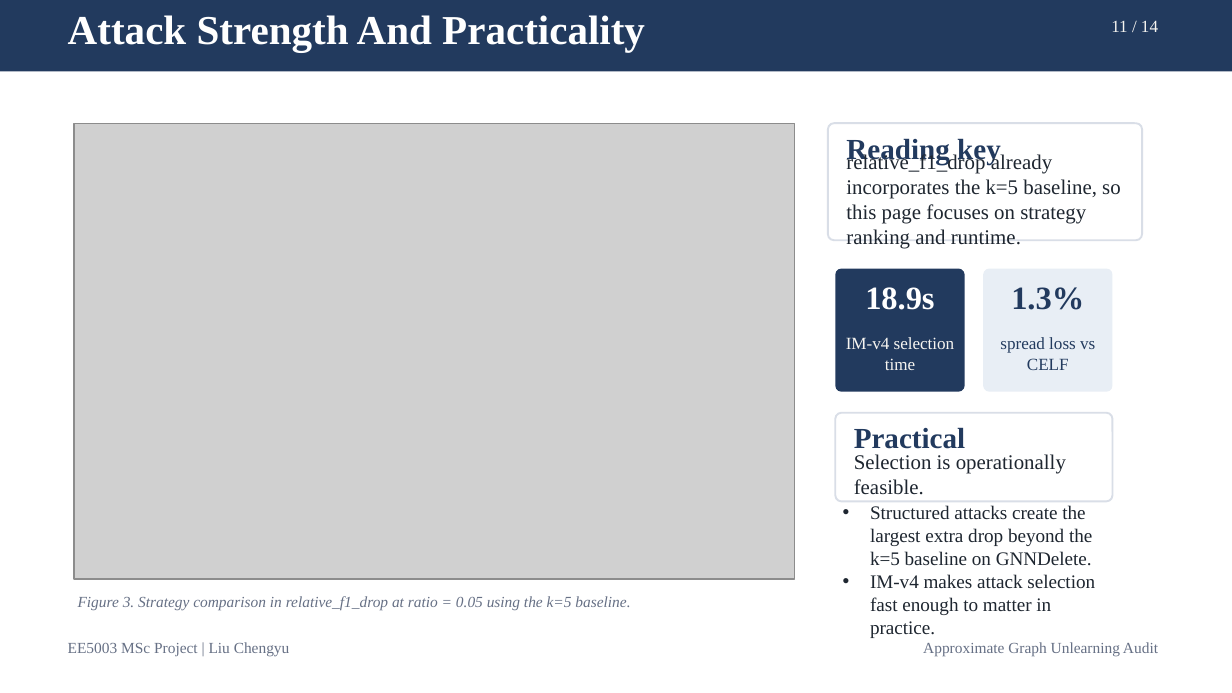
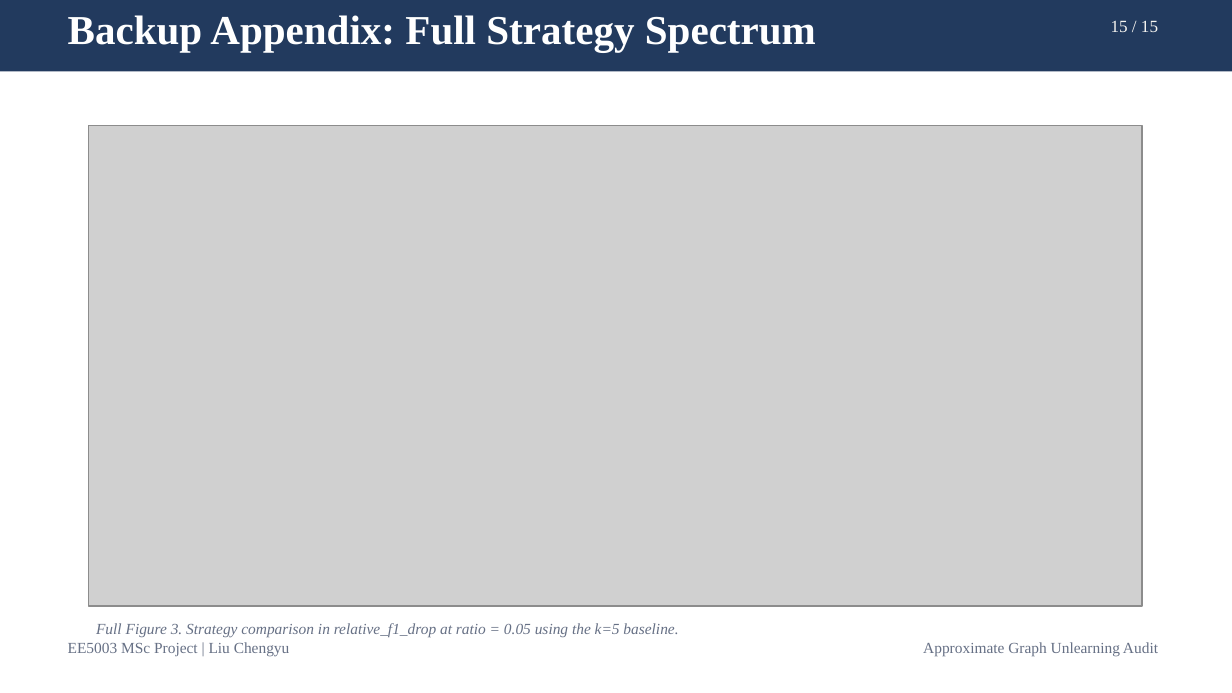
Before and after one commit to lelelelelelelelelelelelele/OpenGU, a slide deck: slide 15 of GULib-master/report/0417_5003report/ppt/out-test/final_15min_defense.pptx (slide 11 before the commit). Drawn at 1232x693 pixels with LibreOffice and Linux fonts; fonts in the diff are those of the drawing; grey boxes stand for pictures. Boxes give left, top, right and bottom in pixels: in the first picture for what was removed or moved away, otherwise in the second. Text is boxed around its words. In the diff, an @@ line names an element or a change of style, - is before the commit and + after.

```diff
--- a/GULib-master/report/0417_5003report/ppt/out-test/final_15min_defense.pptx
+++ b/GULib-master/report/0417_5003report/ppt/out-test/final_15min_defense.pptx
@@ text at <box>68,15,816,52</box>: text changed @@
-Attack Strength And Practicality
+Backup Appendix: Full Strategy Spectrum
@@ text at <box>1111,20,1158,32</box>: text changed @@
-11 / 14
+15 / 15
@@ picture: place and size @@
-picture at <box>74,123,795,579</box>
+picture at <box>89,126,1142,606</box>
@@ rounded rectangle removed at <box>828,123,1142,240</box> @@
@@ text removed at <box>846,138,1001,164</box> @@
-Reading key
@@ text removed at <box>846,153,1121,249</box> @@
-relative_f1_drop already incorporates the k=5 baseline, so this page focuses on strategy ranking and runtime.
@@ rounded rectangle removed at <box>835,269,965,392</box> @@
@@ rounded rectangle removed at <box>983,269,1112,392</box> @@
@@ text removed at <box>865,287,934,310</box> @@
-18.9s
@@ text removed at <box>1011,287,1084,310</box> @@
-1.3%
@@ text removed at <box>846,337,955,370</box> @@
-IM-v4 selection time
@@ text removed at <box>1000,337,1095,370</box> @@
-spread loss vs CELF
@@ rounded rectangle removed at <box>835,413,1112,501</box> @@
@@ text removed at <box>854,427,965,449</box> @@
-Practical
@@ text removed at <box>854,454,1066,495</box> @@
-Selection is operationally feasible.
@@ text removed at <box>870,505,1095,638</box> @@
-• Structured attacks create the largest extra drop beyond the k=5 baseline on GNNDelete.
-• IM-v4 makes attack selection fast enough to matter in practice.
@@ text at <box>96,623,678,638</box>: text changed @@
-Figure 3. Strategy comparison in relative_f1_drop at ratio = 0.05 using the k=5 baseline.
+Full Figure 3. Strategy comparison in relative_f1_drop at ratio = 0.05 using the k=5 baseline.
```
Also in this commit, not shown: 12 other slides changed, 1 slide added, 6 other files.
